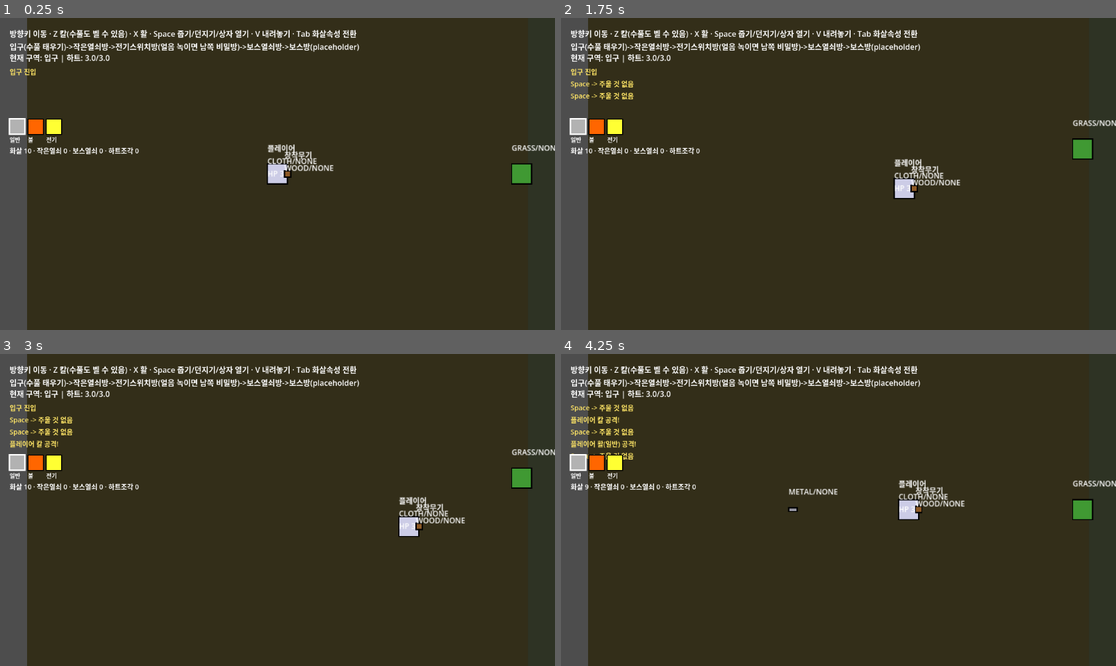
Above: before the commit, frames 1-4 (two rows, left to right).
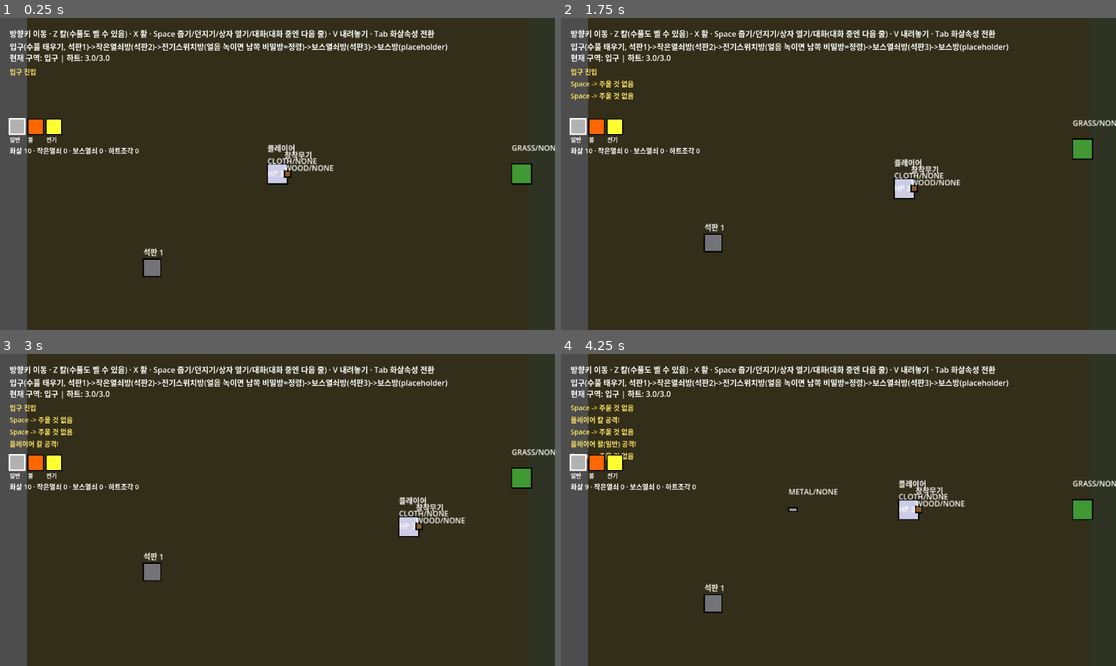
Above: after the commit, the same moments.

Repository: 50seok/ZeldaLike
Game: Godot game, scene res://scenes/dungeon_test/dungeon_test.tscn
Two runs of this game, one before a commit and one after it. Both use one fixed random seed, a clock stepped at 60 frames per second and the inputs below. This scene is started directly instead of the project's main scene.
Inputs:
- Up to frame 1 (0.25 s): no input
- Up to frame 2 (1.75 s): tap Enter at 0.5, 0.6 s; hold Right (ui_right) 0.53-1.28 s; tap Space at 0.77, 1.52 s; hold Down (ui_down) from 1.28 s (still down); tap Keypad Enter at 1.35 s
- Up to frame 3 (3 s): release Down (ui_down) at 2.03 s; hold Right (ui_right) 2.03-2.78 s; tap C at 2.1 s; hold Up (ui_up) from 2.78 s (still down); tap Z at 2.85 s
- Up to frame 4 (4.25 s): tap Space at 3.02, 3.77 s; release Up (ui_up) at 3.53 s; hold Left (ui_left) from 3.53 s (still down); tap X at 3.6 s

The runs differ from the first frame. In frame 1, 1.9% of the frame differs, in the area x 11-81%, y 3-84%; in frame 2, 1.9%; in frame 3, 1.9%, in the area x 11-81%, y 3-73%; in frame 4, 1.9%.

Commit message:
feat: M4 우선순위4 - 석판 + 정령 구출 추가
§3.5 2막대로 기존 NPC/대화/스토리플래그 시스템을 그대로 재사용(새 시스템 0개):
- StoneTablet(NPC 상속, 색만 다름) 3개 - 유적 내력을 조각조각 전달
- 정령 NPC(기존 NPC 그대로) 1 - 대화 종료 시 sets_flag("spirit_rescued")로
  구출 처리, 대사로 보스 약점(물+전기 콤보) 힌트 제공. 이미 있던 얼음 녹이기
  비밀 방에 배치해 새 잠금 기믹 없이 "갇혀 있던 정령" 서사를 자연스럽게 얹음
- StoryFlags.flag_changed 구독으로 정령 구출 시 보스 문도 열림(기존 보스열쇠
  경로와 별개로 - Door.unlock()이 멱등이라 어느 쪽이 먼저 와도 안전)

검증: m4_lore_test 5/5 신규(석판이 NPC 그대로 재사용되는지, 정령 구출->
flag_changed->문열림 배선), 기존 13개 스위트 123/123 회귀 유지.

Diff:
--- a/project/scenes/dungeon_test/dungeon_test.gd
+++ b/project/scenes/dungeon_test/dungeon_test.gd
@@ -47,7 +47,7 @@
 	var help := Label.new()
 	help.position = Vector2(20, 20)
 	help.add_theme_font_size_override("font_size", 16)
-	help.text = "방향키 이동 · Z 칼(수풀도 벨 수 있음) · X 활 · Space 줍기/던지기/상자 열기 · V 내려놓기 · Tab 화살속성 전환\n입구(수풀 태우기)->작은열쇠방->전기스위치방(얼음 녹이면 남쪽 비밀방)->보스열쇠방->보스방(placeholder)"
+	help.text = "방향키 이동 · Z 칼(수풀도 벨 수 있음) · X 활 · Space 줍기/던지기/상자 열기/대화(대화 중엔 다음 줄) · V 내려놓기 · Tab 화살속성 전환\n입구(수풀 태우기, 석판1)->작은열쇠방(석판2)->전기스위치방(얼음 녹이면 남쪽 비밀방=정령)->보스열쇠방(석판3)->보스방(placeholder)"
 	ui.add_child(help)
 
 	_status_label = Label.new()
@@ -67,6 +67,10 @@
 	ui.add_child(hotbar)
 
 	ui.add_child(PauseMenu.new())
+
+	var dialogue_box := DialogueBox.new()
+	ui.add_child(dialogue_box)
+	dialogue_box.add_to_group("dialogue_box")
 
 	_player.did_attack.connect(func(kind): _log("플레이어 %s 공격!" % kind))
 	_player.damaged.connect(func(amount): _log("플레이어 피격 -%.1f" % amount))
@@ -167,6 +171,50 @@
 	boss_placeholder.text = "(보스 \"혼돈의 코어\"는 우선순위 M4에서 구현 예정)"
 	add_child(boss_placeholder)
 
+	# 우선순위4 - 석판(§3.5 유적 내력) + 정령 구출. 기존 NPC/대화 시스템을 그대로
+	# 재사용한다(석판=대사만 있는 NPC, 정령=sets_flag가 있는 NPC) - 새 시스템 없음.
+	var tablet1 := StoneTablet.new()
+	tablet1.npc_name = "석판 1"
+	tablet1.lines = ["이 유적은 오래 전, 연금술사들이 네 원소의 폭주를 막기 위해 세운 봉인이었다."]
+	tablet1.global_position = Vector2(200, 450)
+	add_child(tablet1)
+
+	var tablet2 := StoneTablet.new()
+	tablet2.npc_name = "석판 2"
+	tablet2.lines = ["원소는 본디 자유로웠으나, 다스릴 줄 모르는 자들의 손에서 마을을 몇 번이고 집어삼켰다."]
+	tablet2.global_position = Vector2(1100, 450)
+	add_child(tablet2)
+
+	var tablet3 := StoneTablet.new()
+	tablet3.npc_name = "석판 3"
+	tablet3.lines = ["그리하여 선조들은 원소를 이곳 깊은 곳에 가두고, 조화를 지킬 자가 나타나기를 기다렸다."]
+	tablet3.global_position = Vector2(2700, 450)
+	add_child(tablet3)
+
+	# §3.5 "중간에 갇힌 원소 정령을 구출(플래그②)하면 정령이 보스의 약점을
+	# 알려주고 보스 방이 열림". 얼음 녹이기 비밀 방(이미 있는 화학 퍼즐)에
+	# 갇혀 있던 걸로 자연스럽게 배치 - 새 잠금 기믹을 또 안 만들어도 됨.
+	var spirit := NPC.new()
+	spirit.npc_name = "원소 정령"
+	spirit.lines = [
+		"...누구냐...",
+		"오랫동안 갇혀 있었다. 네가 나를 자유롭게 해주었구나.",
+		"혼돈의 코어에게는 약점이 있다 - 물로 적신 뒤 전기로 감전시키면 잠시 무방비해진다.",
+		"가라, 견습 연금술사여. 균형을 되찾아다오.",
+	]
+	spirit.sets_flag = "spirit_rescued"
+	spirit.global_position = Vector2(2100, 850)
+	add_child(spirit)
+
+	# 정령을 구출하면 보스 열쇠와 별개로도 보스 방이 열린다(§3.5 그대로) - 이미
+	# 만들어둔 boss_door.unlock()을 재사용, Door는 둘 중 뭐가 먼저 오든 안전
+	# (한 번 열리면 unlock()이 멱등).
+	StoryFlags.flag_changed.connect(func(flag_name):
+		if flag_name == "spirit_rescued":
+			boss_door.unlock()
+			_log("정령이 자유로워졌다 - 보스 방이 열렸다!")
+	)
+
 
 func _process(_delta: float) -> void:
 	if not is_instance_valid(_player):
--- /dev/null
+++ b/project/scenes/m4_lore_test/m4_lore_test.gd
@@ -0,0 +1,109 @@
+extends Node2D
+
+## M4 우선순위4 검증: 석판(§3.5 유적 내력) + 정령 구출. 둘 다 기존 NPC/대화/
+## 스토리플래그 시스템을 재사용하는 거라, 여기선 재사용이 실제로 맞물리는지만
+## 확인한다 - StoneTablet이 NPC 대화 그대로 동작하는지, 정령 구출(sets_flag)이
+## flag_changed 신호를 통해 문을 여는 배선까지 이어지는지.
+
+@onready var _label: Label = $DebugLabel
+
+var _log: Array[String] = []
+var _pass_count := 0
+var _fail_count := 0
+
+
+func _ready() -> void:
+	await get_tree().process_frame
+	await _run_all_tests()
+	_print_summary()
+
+
+func _check(label: String, condition: bool) -> void:
+	if condition:
+		_pass_count += 1
+		_log.append("[PASS] %s" % label)
+	else:
+		_fail_count += 1
+		_log.append("[FAIL] %s" % label)
+	_refresh_label()
+
+
+func _refresh_label() -> void:
+	_label.text = "\n".join(_log)
+
+
+func _run_all_tests() -> void:
+	await _test_stone_tablet_is_npc_reuse()
+	await _test_spirit_rescue_unlocks_door()
+
+
+func _test_stone_tablet_is_npc_reuse() -> void:
+	var box := DialogueBox.new()
+	box.chars_per_sec = 9999.0
+	add_child(box)
+
+	var tablet := StoneTablet.new()
+	tablet.npc_name = "석판 1"
+	tablet.lines = ["유적의 내력 한 조각."]
+	add_child(tablet)
+	await get_tree().process_frame
+
+	_check("A 석판 -> NPC를 그대로 상속(새 대화시스템 아님)", tablet is NPC)
+	tablet.talk(box)
+	await get_tree().create_timer(0.05).timeout
+	_check("A 석판 -> 대사가 대화박스에 그대로 표시", box.get_visible_text() == "유적의 내력 한 조각.")
+
+	box.queue_free()
+	tablet.queue_free()
+	await get_tree().create_timer(0.1).timeout
+
+
+## §3.5 "정령 구출(플래그)하면... 보스 방이 열림" - dungeon_test.gd와 동일한
+## 배선(flag_changed -> door.unlock())을 재현해서 확인한다.
+func _test_spirit_rescue_unlocks_door() -> void:
+	var box := DialogueBox.new()
+	box.chars_per_sec = 9999.0
+	add_child(box)
+
+	var door := Door.new()
+	door.global_position = Vector2(500, 500)
+	add_child(door)
+
+	var spirit := NPC.new()
+	spirit.npc_name = "원소 정령"
+	spirit.lines = ["구해줘서 고맙다.", "보스의 약점은 물+전기다."]
+	spirit.sets_flag = "test_spirit_rescued"
+	add_child(spirit)
+	await get_tree().process_frame
+
+	StoryFlags.flag_changed.connect(func(flag_name):
+		if flag_name == "test_spirit_rescued":
+			door.unlock()
+	)
+
+	_check("B 대화 전 -> 문은 잠긴 채", door.locked)
+
+	spirit.talk(box)
+	await get_tree().create_timer(0.05).timeout
+	box.advance()  # 1번째 줄 완성 -> 2번째(마지막) 줄로
+	await get_tree().create_timer(0.05).timeout
+	box.advance()  # 마지막 줄 완성 -> 닫기(대화 종료)
+	await get_tree().create_timer(0.05).timeout
+	_check("B 정령 대화 종료 -> 구출 플래그 세워짐", StoryFlags.has_flag("test_spirit_rescued"))
+	_check("B 구출 플래그 -> flag_changed 배선으로 문이 열림", not door.locked)
+
+	box.queue_free()
+	door.queue_free()
+	spirit.queue_free()
+	await get_tree().create_timer(0.1).timeout
+
+
+func _print_summary() -> void:
+	var summary := "=== M4 석판+정령구출 검증: PASS %d / FAIL %d ===" % [_pass_count, _fail_count]
+	_log.append(summary)
+	_refresh_label()
+	print(summary)
+	for line in _log:
+		print(line)
+	if DisplayServer.get_name() == "headless":
+		get_tree().quit(0 if _fail_count == 0 else 1)
--- /dev/null
+++ b/project/scenes/m4_lore_test/m4_lore_test.tscn
@@ -0,0 +1,13 @@
+[gd_scene load_steps=2 format=3]
+
+[ext_resource type="Script" path="res://scenes/m4_lore_test/m4_lore_test.gd" id="1"]
+
+[node name="M4LoreTest" type="Node2D"]
+script = ExtResource("1")
+
+[node name="DebugLabel" type="Label" parent="."]
+offset_left = 20.0
+offset_top = 20.0
+offset_right = 780.0
+offset_bottom = 500.0
+text = "M4 석판+정령구출 검증 씬 로딩 중..."
--- /dev/null
+++ b/project/scripts/world/stone_tablet.gd
@@ -0,0 +1,10 @@
+class_name StoneTablet
+extends NPC
+
+## §3.5 2막 "석판 3~4개로 유적의 내력을 조각조각 전달". 기존 NPC/대화 시스템을
+## 그대로 재사용한다 - 대사만 다른 NPC일 뿐(sets_flag/requires_flag 없이 순수
+## 읽기 전용). 시각적 구분을 위해 색만 돌 느낌으로 바꾼다.
+
+func _draw() -> void:
+	draw_rect(Rect2(-box_size / 2, box_size), Color(0.45, 0.45, 0.48))
+	draw_rect(Rect2(-box_size / 2, box_size), Color.BLACK, false, 2.0)
Not shown, added: project/scenes/ending/ending.gd.uid
Not shown, added: project/scenes/m4_story_test/m4_story_test.gd.uid
Not shown, added: project/scenes/opening/opening.gd.uid
Not shown, added: project/scripts/world/stone_tablet.gd.uid
